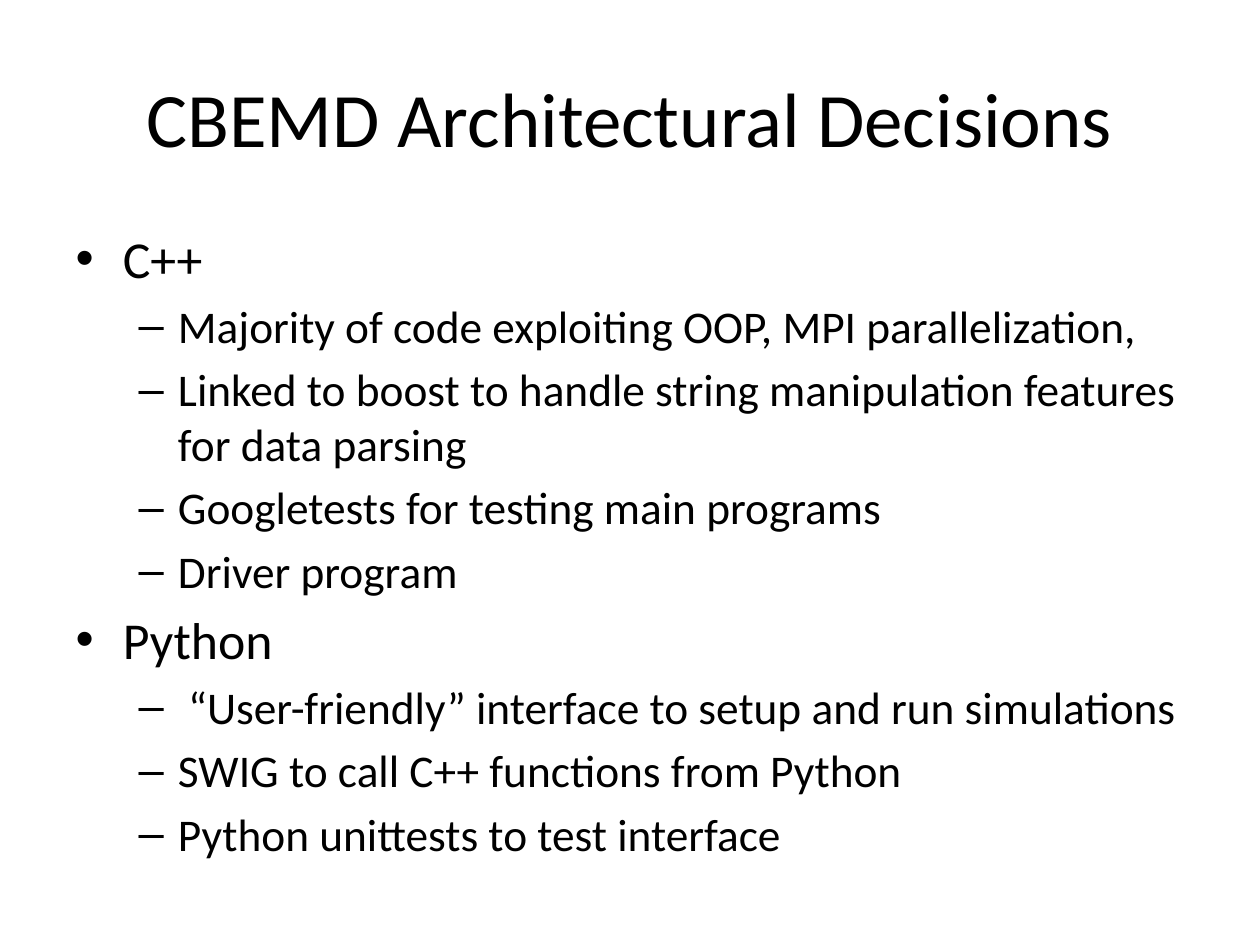
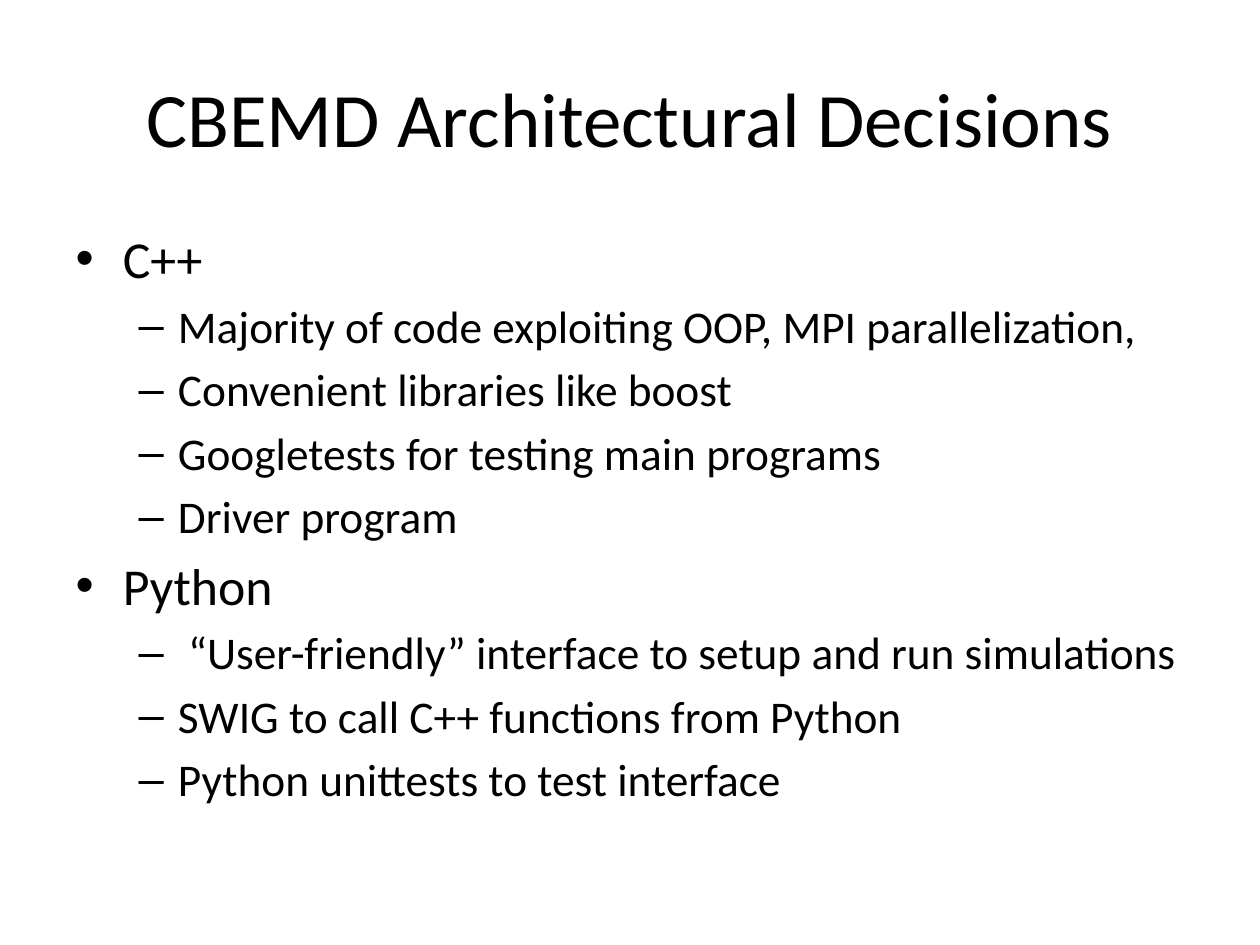
Before and after one commit to PrincetonUniversity/PrincetonCBEMDMPI, a slide deck: slide 6 of designreview/designreview.pptx (slide 7 before the commit). Drawn at 1260x945 pixels with LibreOffice and Linux fonts; fonts in the diff are those of the drawing. Boxes give left, top, right and bottom in pixels: in the first picture for what was removed or moved away, otherwise in the second. Text is boxed around its words. In the diff, an @@ line names an element or a change of style, - is before the commit and + after.

```diff
--- a/designreview/designreview.pptx
+++ b/designreview/designreview.pptx
@@ text at [178, 374, 732, 407]: text changed @@
-  – Linked to boost to handle string manipulation features for data parsing
+  – Convenient libraries like boost
```
Also in this commit, not shown: 7 other slides changed, 2 slides removed.
